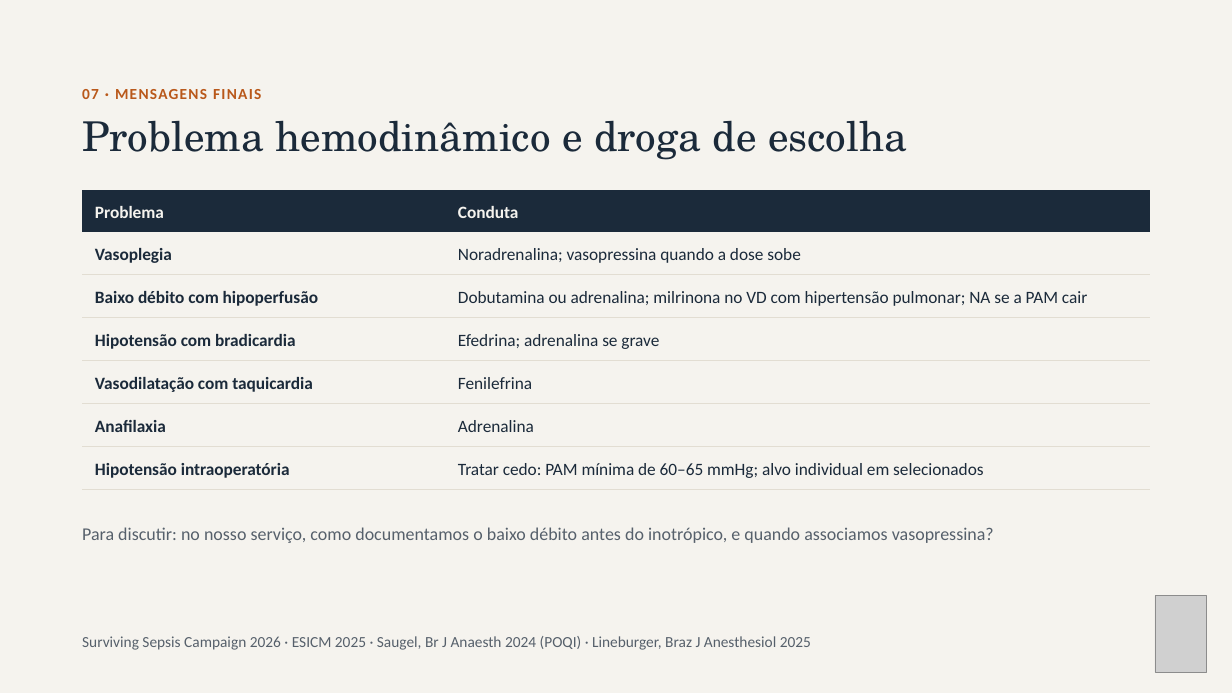
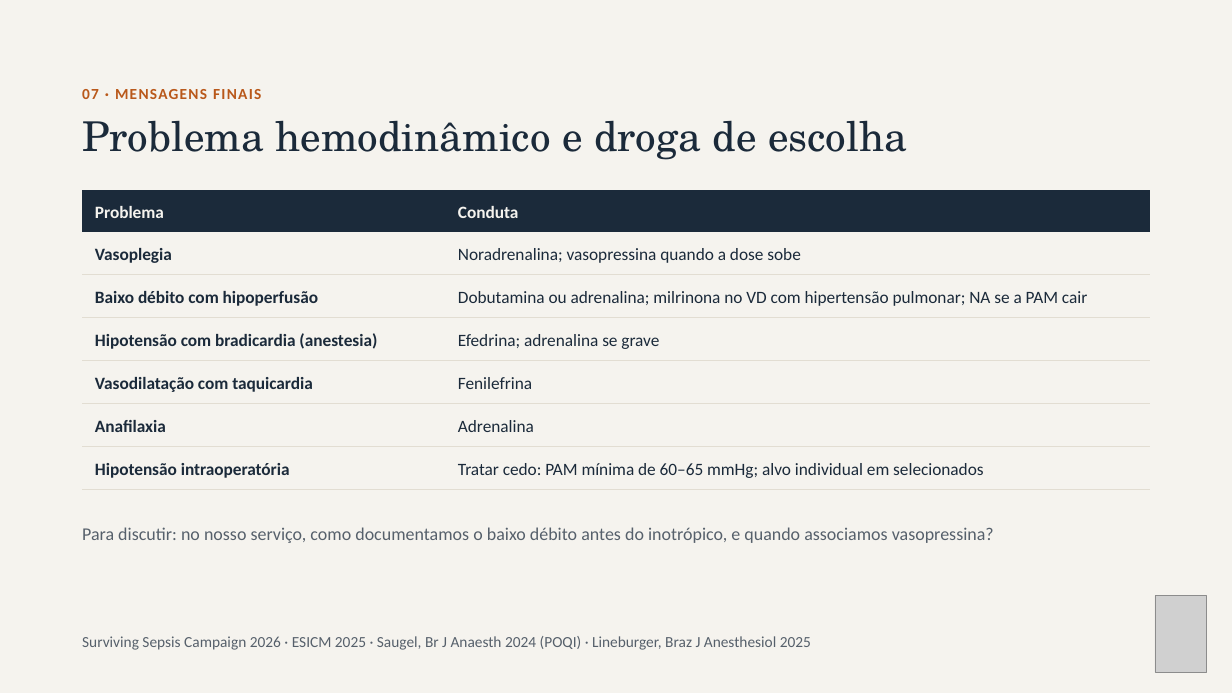
Before and after one commit to brunomoraesdubois-bit/Bruno, a slide deck: slide 19 of apresentacao/Aminas_Vasoativas.pptx (slide 18 before the commit). Drawn at 1232x693 pixels with LibreOffice and Linux fonts; fonts in the diff are those of the drawing; grey boxes stand for pictures. Boxes give left, top, right and bottom in pixels: in the first picture for what was removed or moved away, otherwise in the second. Text is boxed around its words. In the diff, an @@ line names an element or a change of style, - is before the commit and + after.

```diff
--- a/apresentacao/Aminas_Vasoativas.pptx
+++ b/apresentacao/Aminas_Vasoativas.pptx
@@ table at (82, 190, 1151, 482) @@
-row 4, column 1: Hipotensão com bradicardia
+row 4, column 1: Hipotensão com bradicardia (anestesia)
```
Also in this commit, not shown: 4 other slides changed, 43 other files.
